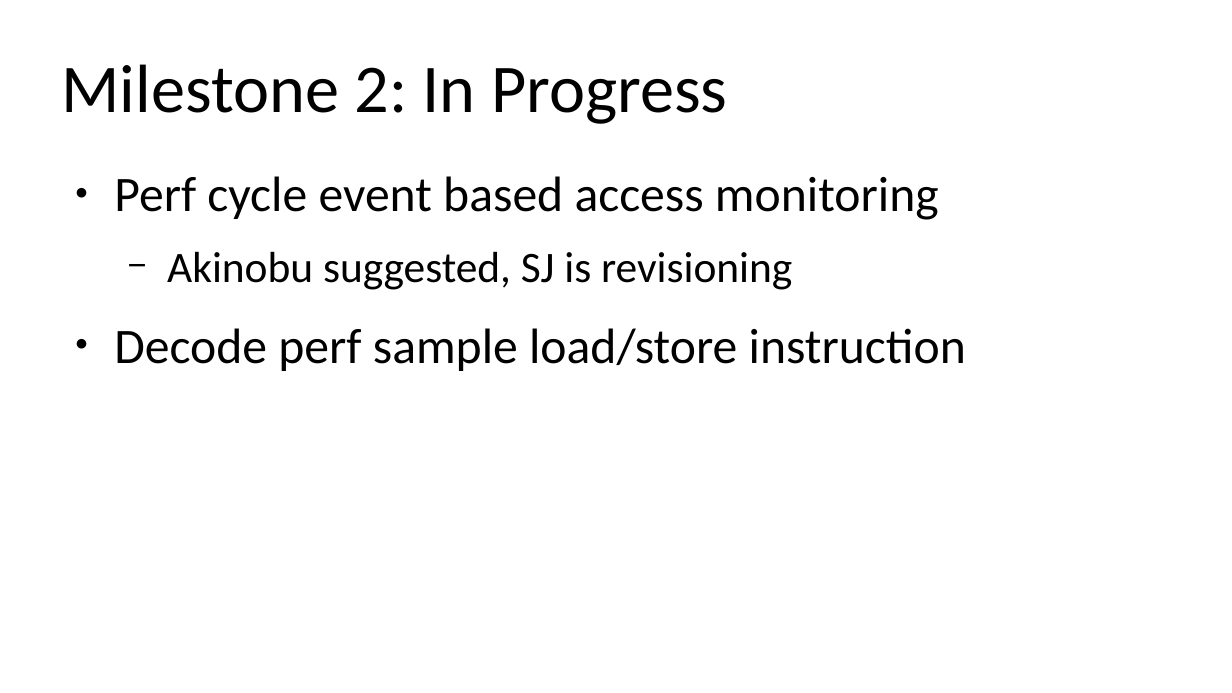
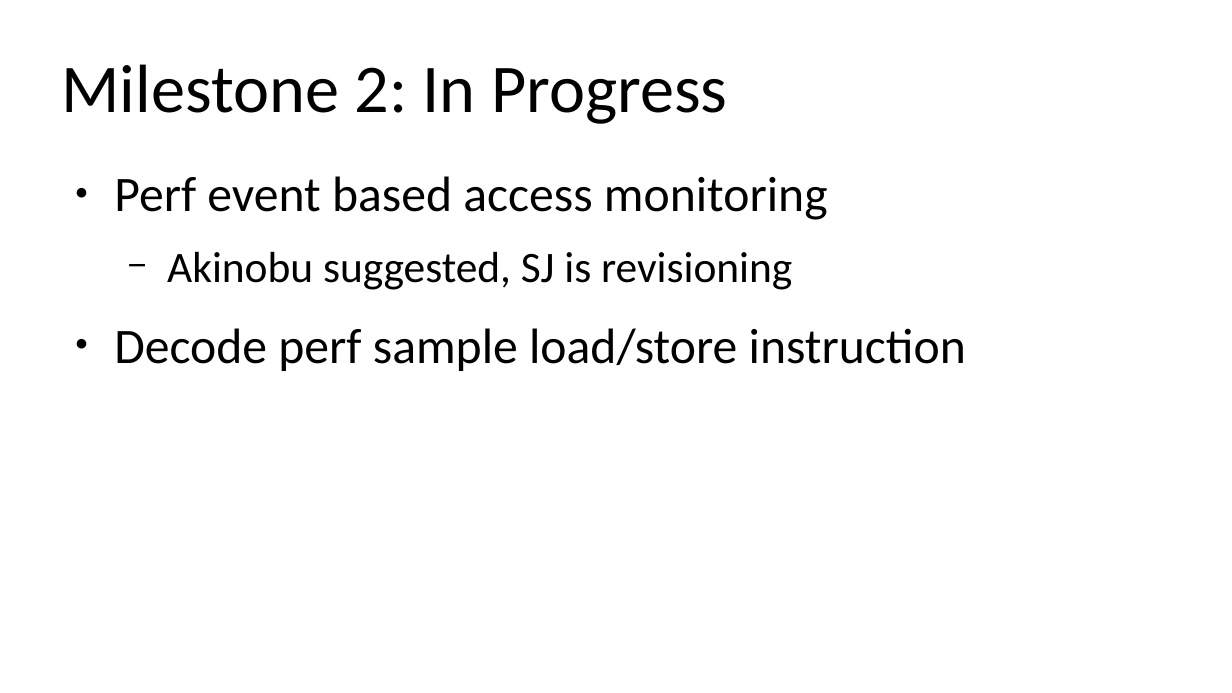
Before and after one commit to damonitor/talks, a slide deck: slide 27 of 2026/lpc/spmm_micro_conf/damon_for_cgxpu_numa.odp (slide 26 before the commit). Drawn at 1232x693 pixels with LibreOffice and Linux fonts; fonts in the diff are those of the drawing. Boxes give left, top, right and bottom in pixels: in the first picture for what was removed or moved away, otherwise in the second. Text is boxed around its words. In the diff, an @@ line names an element or a change of style, - is before the commit and + after.

```diff
--- a/2026/lpc/spmm_micro_conf/damon_for_cgxpu_numa.odp
+++ b/2026/lpc/spmm_micro_conf/damon_for_cgxpu_numa.odp
@@ text at box(114, 176, 828, 220): text changed @@
-● Perf cycle event based access monitoring
+● Perf event based access monitoring
```
Also in this commit, not shown: 8 other slides changed, 1 slide added, 1 other file.
